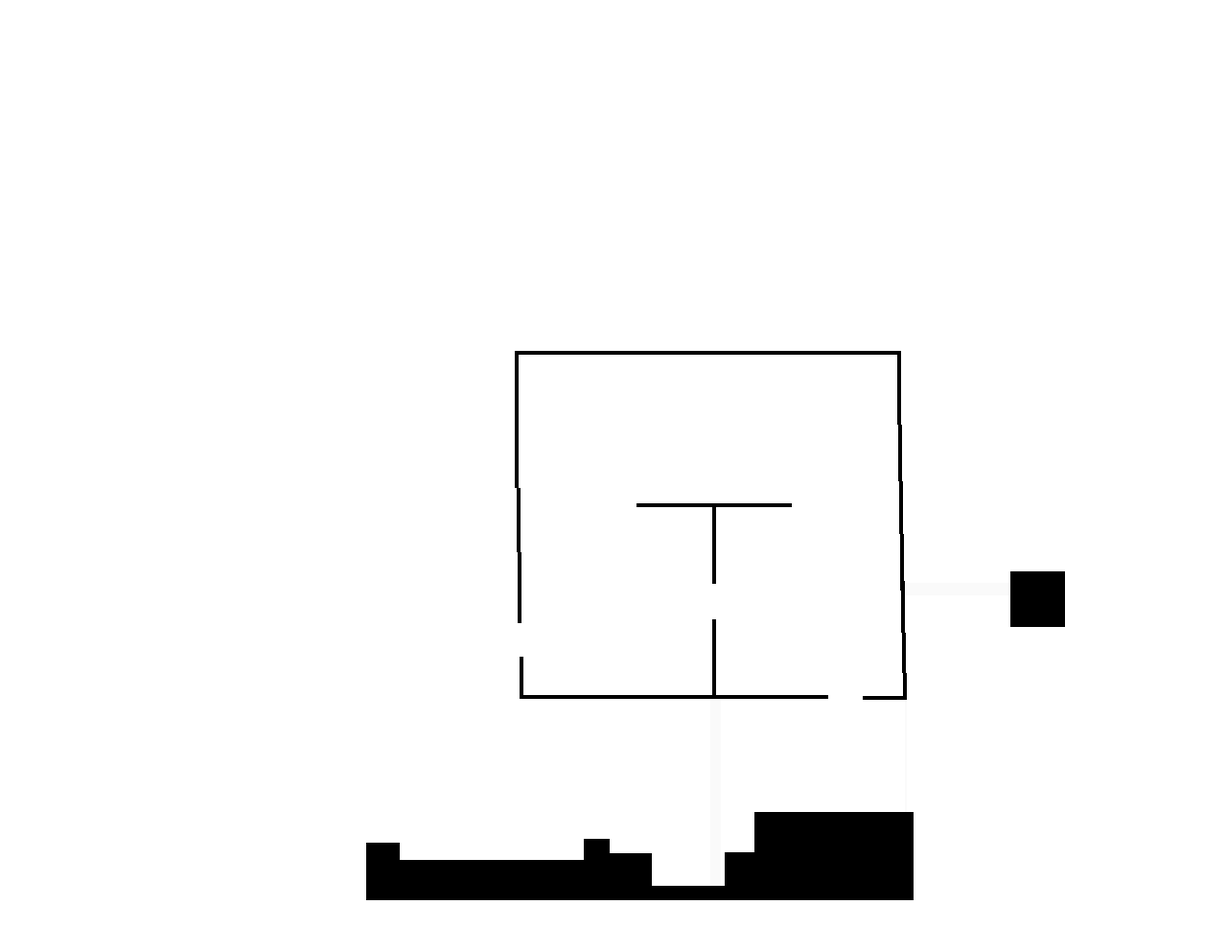
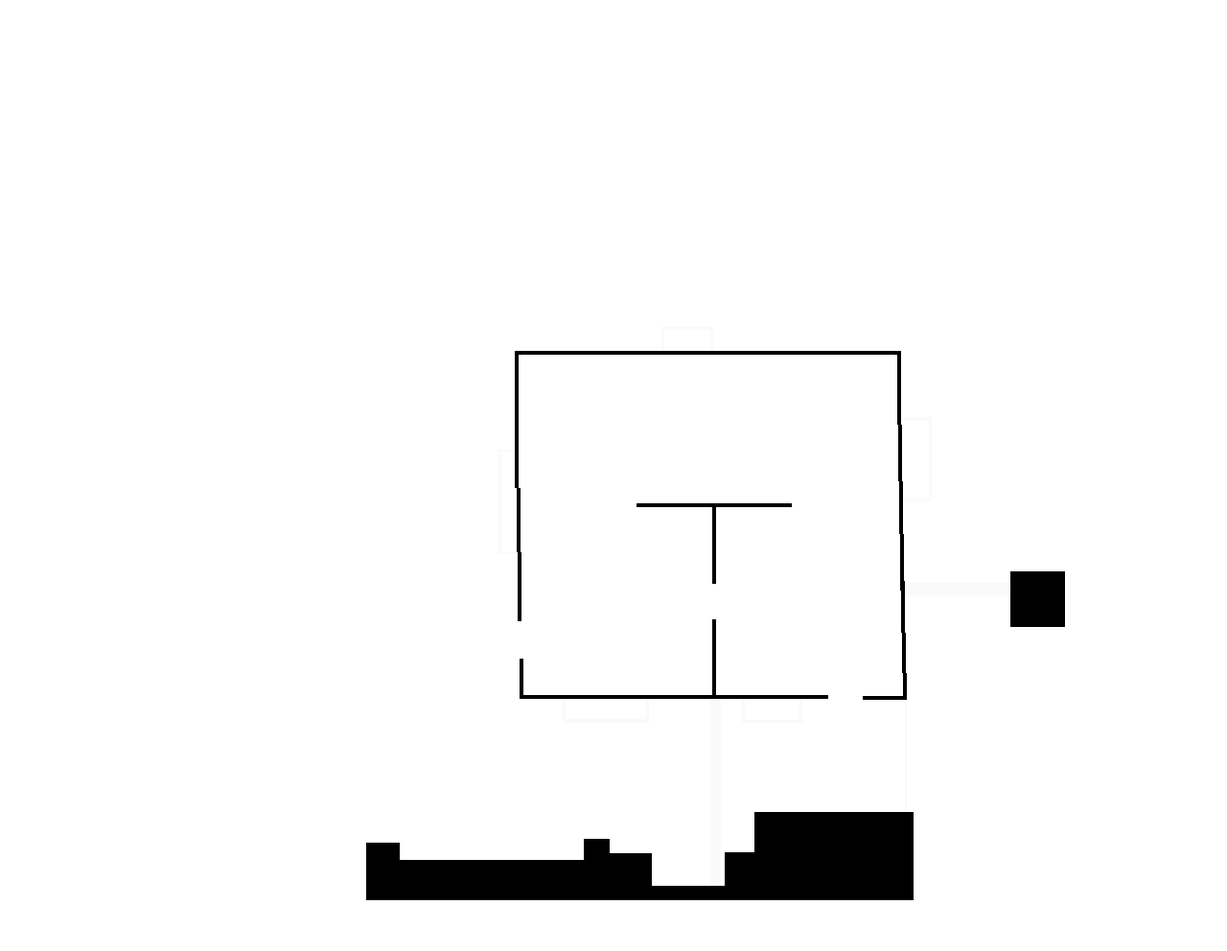
Before/after of a w=1227, h=951 layered artwork. What changed in the layer stack:
added layer "small walls outside" above "rgo2017large.pgm" over (x1=498, y1=327, x2=933, y2=724)
painted on "rgo2017large.pgm" over (x1=517, y1=621, x2=524, y2=659)
